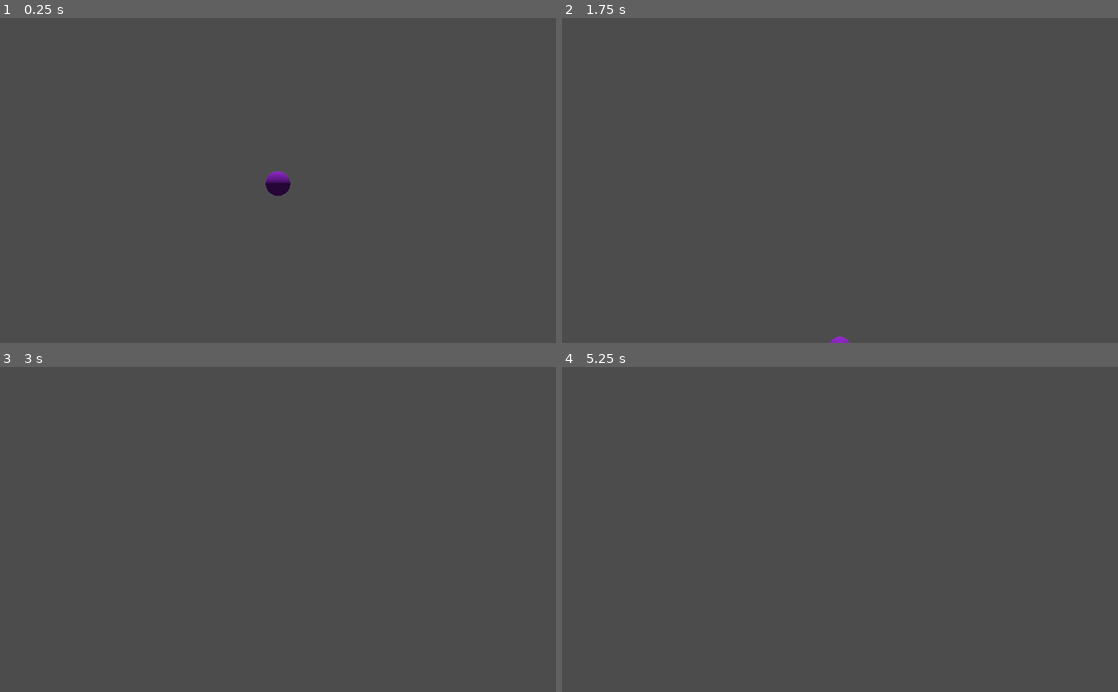
Above: before the commit, frames 1-4 (two rows, left to right).
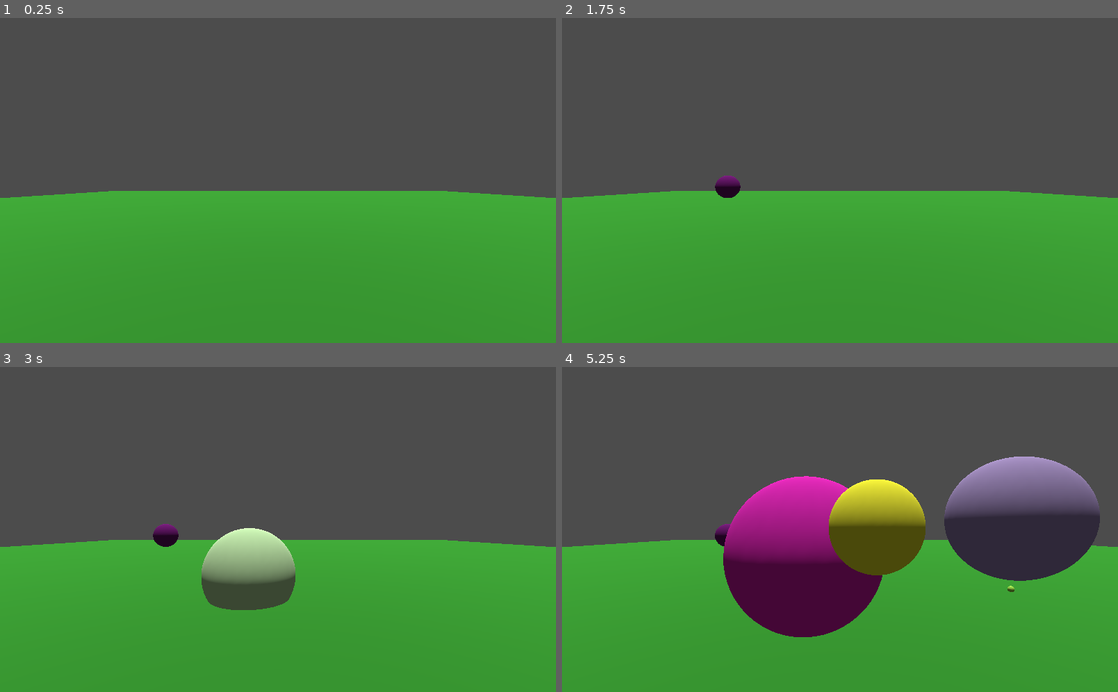
Above: after the commit, the same moments.

Repository: crabdancing/nicole_godot_challenges
Game: Godot game, scene res://Main.tscn
Same seed, same stepped clock (60 frames per second), same inputs: the game is played once before the commit and once after it.
Inputs (mouse positions are in pixels of both pictures, inside the frame that each line leads up to):
- Up to frame 1 (0.25 s): no input
- Up to frame 2 (1.75 s): move the mouse to (962, 164) at 0.52 s; click (962, 164) at 0.67 s; move the mouse to (728, 196) at 1.27 s; click (728, 196) at 1.42 s
- Up to frame 3 (3 s): tap Enter at 2 s; move the mouse to (333, 458) at 2.02 s; click (333, 458) at 2.17 s; tap Space at 2.75 s; move the mouse to (250, 594) at 2.77 s; click (250, 594) at 2.92 s
- Up to frame 4 (5.25 s): move the mouse to (1006, 578) at 3.52 s; click (1006, 578) at 3.67 s; move the mouse to (673, 480) at 4.27 s; click (673, 480) at 4.42 s; move the mouse to (867, 529) at 5.02 s; click (867, 529) at 5.17 s

The runs differ from the first frame. In frame 1, 47% of the frame differs, in the area x 0-100%, y 47-100%; in frame 2, 47%; in frame 3, 47%; in frame 4, 58%, in the area x 0-100%, y 27-100%.
Error before the commit: Attempt to call function 'shape_owner_get_shape' in base 'null instance' on a null instance. (res://Platform.gd:9)

Commit message:
way more reliable!

Diff:
--- a/03_physics_ball_3d/Main.gd
+++ b/03_physics_ball_3d/Main.gd
@@ -26,3 +26,7 @@
 # Called every frame. 'delta' is the elapsed time since the previous frame.
 #func _process(delta):
 #	pass
+
+func _on_Platform_input_event(camera, event, position, normal, shape_idx):
+	if event is InputEventMouseButton:
+		spawn_ball(position)
--- a/03_physics_ball_3d/Main.tscn
+++ b/03_physics_ball_3d/Main.tscn
@@ -1,45 +1,18 @@
-[gd_scene load_steps=8 format=2]
+[gd_scene load_steps=3 format=2]
 
-[ext_resource path="res://Platform.gd" type="Script" id=1]
+[ext_resource path="res://Platform.tscn" type="PackedScene" id=1]
 [ext_resource path="res://Main.gd" type="Script" id=2]
-[ext_resource path="res://Ball.tscn" type="PackedScene" id=3]
-
-[sub_resource type="SpatialMaterial" id=5]
-albedo_color = Color( 0.184314, 0.552941, 0.152941, 1 )
-
-[sub_resource type="CubeMesh" id=6]
-material = SubResource( 5 )
-size = Vector3( 100, 0.2, 100 )
-
-[sub_resource type="Skin" id=7]
-
-[sub_resource type="BoxShape" id=8]
 
 [node name="Main" type="Spatial"]
 script = ExtResource( 2 )
 
 [node name="Camera" type="Camera" parent="."]
-transform = Transform( 1, 0, 0, 0, 1, 0, 0, 0, 1, 0, 0, 20.8038 )
+transform = Transform( 1, 0, 0, 0, 1, 0, 0, 0, 1, 0, 3.68177, 20.8038 )
 current = true
 
 [node name="DirectionalLight" type="DirectionalLight" parent="."]
 transform = Transform( 1, 0, 0, 0, 1.19249e-08, 1, 0, -1, 1.19249e-08, 0.0571289, 10.1755, 0.0638046 )
 
-[node name="Platform" type="RigidBody" parent="."]
-mode = 1
-script = ExtResource( 1 )
-
-[node name="MeshInstance" type="MeshInstance" parent="Platform"]
-transform = Transform( 1, 0, 0, 0, 1, 0, 0, 0, 1, 0, -1.71008, -0.102969 )
-visible = false
-mesh = SubResource( 6 )
-skin = SubResource( 7 )
-material/0 = null
-
-[node name="CollisionShape" type="CollisionShape" parent="Platform"]
-shape = SubResource( 8 )
-
-[node name="Ball" parent="." instance=ExtResource( 3 )]
+[node name="Platform" parent="." instance=ExtResource( 1 )]
 
 [connection signal="input_event" from="Platform" to="." method="_on_Platform_input_event"]
-[connection signal="mouse_entered" from="Platform" to="." method="_on_Platform_mouse_entered"]
--- a/03_physics_ball_3d/Platform.gd
+++ b/03_physics_ball_3d/Platform.gd
@@ -1,12 +1,14 @@
+tool
 extends RigidBody
 
 
 
+export var extents: Vector3 = Vector3(10, 10, 10)
+
 # Called when the node enters the scene tree for the first time.
 func _ready():
-	var mesh: CubeMesh = $MeshInstance.mesh
-	var aabb: AABB = mesh.get_aabb()
-	print($CollisionObject.shape_owner_get_shape())
+	$MeshInstance.mesh.set_size(extents)
+	$CollisionShape.shape.set_extents(extents/2)
 	input_ray_pickable = true
 	# TODO: this convex collision doesn't seem to trigger mouse raytracing from camera
 	# - we know the spheres work, and they are using a more conventional collision shape object
--- /dev/null
+++ b/03_physics_ball_3d/Platform.tscn
@@ -0,0 +1,28 @@
+[gd_scene load_steps=6 format=2]
+
+[ext_resource path="res://Platform.gd" type="Script" id=1]
+
+[sub_resource type="SpatialMaterial" id=5]
+albedo_color = Color( 0.184314, 0.552941, 0.152941, 1 )
+
+[sub_resource type="CubeMesh" id=6]
+material = SubResource( 5 )
+size = Vector3( 100, 1, 100 )
+
+[sub_resource type="Skin" id=7]
+
+[sub_resource type="BoxShape" id=8]
+extents = Vector3( 50, 0.5, 50 )
+
+[node name="Platform" type="RigidBody"]
+mode = 1
+script = ExtResource( 1 )
+extents = Vector3( 100, 1, 100 )
+
+[node name="MeshInstance" type="MeshInstance" parent="."]
+mesh = SubResource( 6 )
+skin = SubResource( 7 )
+material/0 = null
+
+[node name="CollisionShape" type="CollisionShape" parent="."]
+shape = SubResource( 8 )
